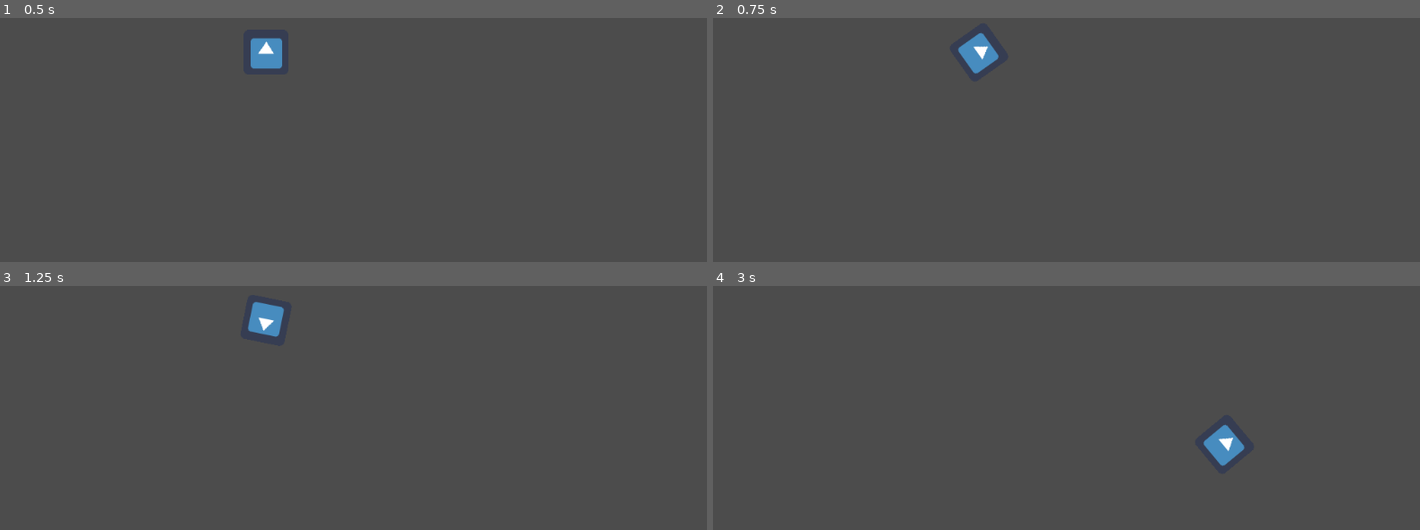
Above: before the commit, frames 1-4 (two rows, left to right).
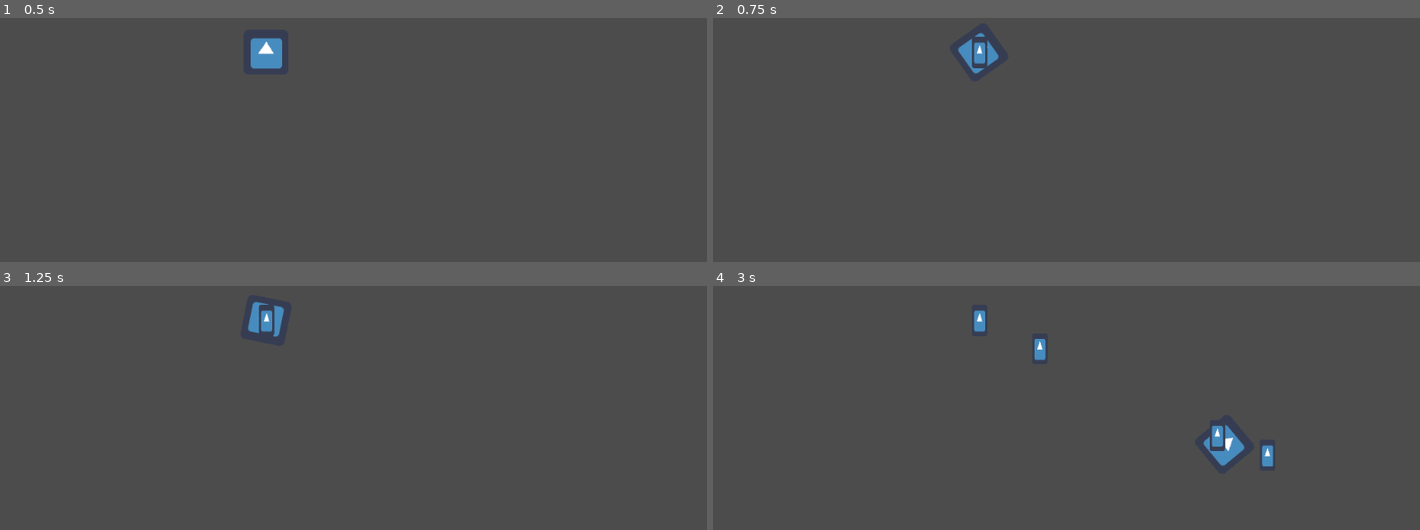
Above: after the commit, the same moments.

Repository: adrianriverof/juego-viaje
Game: Godot game, scene res://player.tscn
The game is run twice, just before and just after one commit, with the same random seed, the same clock (stepped at 60 frames per second) and the same inputs. The project has no main scene, so this scene is started directly. The engine's default icon, where the game draws it, is replaced by a stand-in: a white triangle on a blue panel in a dark square.
Inputs:
- Up to frame 1 (0.5 s): no input
- Up to frame 2 (0.75 s): tap Enter at 0.5 s; hold G (p1right) from 0.53 s (still down); tap S (p1shoot) at 0.6 s
- Up to frame 3 (1.25 s): keep holding G (p1right)
- Up to frame 4 (3 s): release G (p1right) at 1.28 s; hold F (p1down) 1.28-2.03 s; tap S (p1shoot) at 1.35, 2.1, 2.85 s; hold G (p1right) 2.03-2.78 s; hold R (p1up) from 2.78 s (still down)

Frame 1 is identical in both runs. In frame 2, 0.2% of the frame differs, in the area x 36-39%, y 7-21%; in frame 3, 0.2%; in frame 4, 0.6%, in the area x 36-80%, y 9-74%.

Commit message:
bullet

Diff:
--- /dev/null
+++ b/bullet.gd
@@ -0,0 +1,15 @@
+extends Area2D
+
+
+var direction
+var direction_vect = Vector2(0,0)
+var speed = 20
+var inertia = Vector2(0,0)
+var velocity = Vector2(0,0)
+
+
+func _ready():
+	velocity = inertia + direction_vect * speed
+
+func _physics_process(delta):
+	translate(velocity)
--- /dev/null
+++ b/bullet.tscn
@@ -0,0 +1,17 @@
+[gd_scene load_steps=4 format=2]
+
+[ext_resource path="res://icon.png" type="Texture" id=1]
+[ext_resource path="res://bullet.gd" type="Script" id=2]
+
+[sub_resource type="CapsuleShape2D" id=1]
+
+[node name="bullet" type="Area2D"]
+script = ExtResource( 2 )
+
+[node name="Sprite" type="Sprite" parent="."]
+position = Vector2( 0.749163, 0 )
+scale = Vector2( 0.344491, 0.695656 )
+texture = ExtResource( 1 )
+
+[node name="CollisionShape2D" type="CollisionShape2D" parent="."]
+shape = SubResource( 1 )
--- a/player.gd
+++ b/player.gd
@@ -1,4 +1,8 @@
 extends KinematicBody2D
+
+
+
+var bullet = preload("res://bullet.tscn")
 
 
 var cantidad_giro = 0
@@ -14,9 +18,23 @@
 func _physics_process(delta):
 	move()
 
+func _input(event):
+	if Input.is_action_just_pressed("p1shoot"):
+		shoot()
 
 
+func shoot():
+	fire_bullet(rotation)
 
+
+func fire_bullet(bullet_direction):
+
+	var bullet_instance = bullet.instance()
+	bullet_instance.position = get_global_position()
+	bullet_instance.inertia = velocity * 0.01
+	bullet_instance.direction = bullet_direction
+
+	get_tree().get_root().add_child(bullet_instance)
 
 
 
